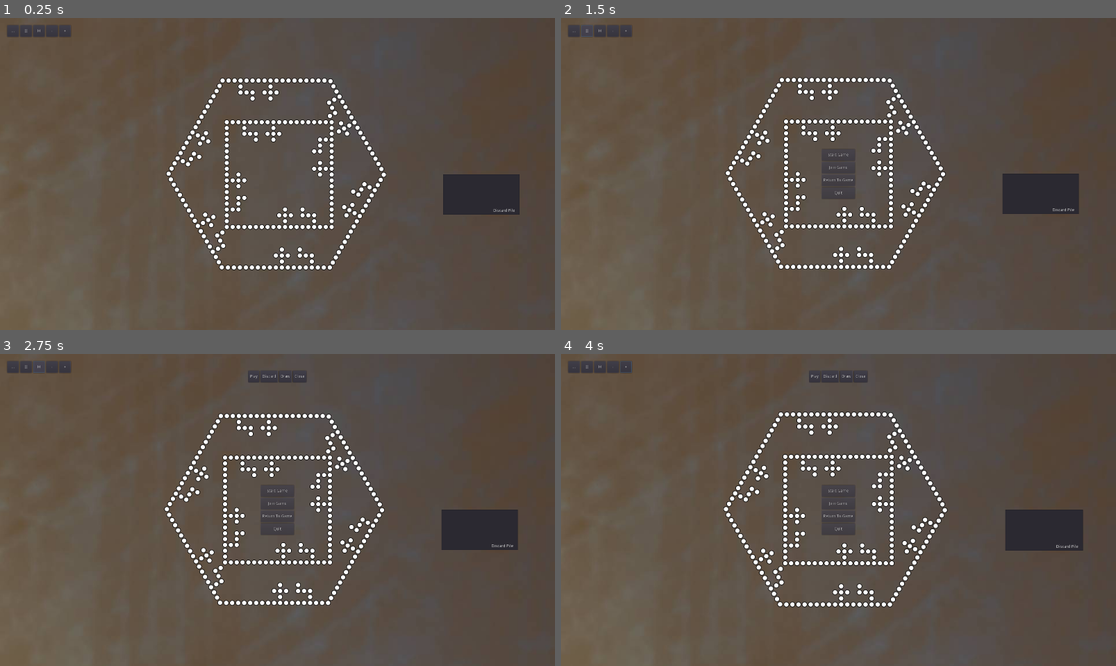
Above: before the commit, frames 1-4 (two rows, left to right).
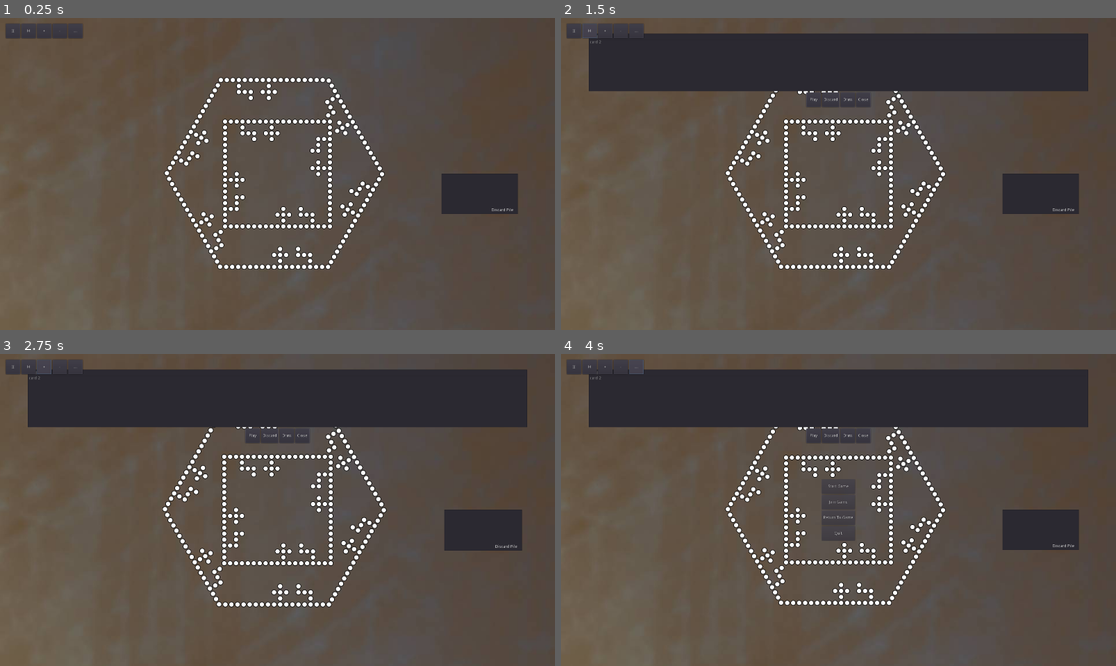
Above: after the commit, the same moments.

Repository: marshallcouch/joker
Game: Godot game, scene res://scenes/Table.tscn
Same seed, same stepped clock (60 frames per second), same inputs: the game is played once before the commit and once after it.
Inputs (mouse positions are in pixels of both pictures, inside the frame that each line leads up to):
- Up to frame 1 (0.25 s): no input
- Up to frame 2 (1.5 s): click (572, 30) at 0.5 s, where only the run after the commit has a clickable "]["; click (588, 30) at 1.25 s, where only the run after the commit has a clickable "H"
- Up to frame 3 (2.75 s): click (44, 366) at 2 s, where only the run after the commit has a clickable "+"
- Up to frame 4 (4 s): click (622, 366) at 2.75 s, where only the run after the commit has a clickable "-"; click (638, 366) at 3.5 s, where only the run after the commit has a clickable "..."

The runs differ from the first frame. In frame 1, 4.6% of the frame differs, in the area x 1-94%, y 1-81%; in frame 2, 17%; in frame 3, 20%, in the area x 1-95%, y 1-82%; in frame 4, 20%.

Commit message:
mostly interface stuff

Diff:
--- a/scenes/Camera.tscn
+++ b/scenes/Camera.tscn
@@ -4,7 +4,7 @@
 [ext_resource path="res://scenes/CameraArea.gd" type="Script" id=2]
 
 [sub_resource type="RectangleShape2D" id=1]
-extents = Vector2( 111.5, 22 )
+extents = Vector2( 134.25, 21.5 )
 
 [node name="Camera" type="Camera2D"]
 current = true
@@ -12,45 +12,49 @@
 
 [node name="ActionPanel" type="CanvasLayer" parent="."]
 
-[node name="RecenterButton" type="Button" parent="ActionPanel"]
-margin_left = 50.0
-margin_top = 5.0
-margin_right = 90.0
-margin_bottom = 45.0
+[node name="HBoxContainer" type="HBoxContainer" parent="ActionPanel"]
+margin_right = 266.0
+margin_bottom = 50.0
+grow_horizontal = 2
+
+[node name="RecenterButton" type="Button" parent="ActionPanel/HBoxContainer"]
+margin_right = 50.0
+margin_bottom = 50.0
+rect_min_size = Vector2( 50, 50 )
 text = "]["
 
-[node name="HandButton" type="Button" parent="ActionPanel"]
-margin_left = 95.0
-margin_top = 5.0
-margin_right = 135.0
-margin_bottom = 45.0
+[node name="HandButton" type="Button" parent="ActionPanel/HBoxContainer"]
+margin_left = 54.0
+margin_right = 104.0
+margin_bottom = 50.0
+rect_min_size = Vector2( 50, 50 )
 text = "H"
 
-[node name="ZoomIn" type="Button" parent="ActionPanel"]
-margin_left = 185.0
-margin_top = 5.0
-margin_right = 225.0
-margin_bottom = 45.0
+[node name="ZoomIn" type="Button" parent="ActionPanel/HBoxContainer"]
+margin_left = 108.0
+margin_right = 158.0
+margin_bottom = 50.0
+rect_min_size = Vector2( 50, 50 )
 rect_pivot_offset = Vector2( 20, 20 )
 text = "+"
 
-[node name="ZoomOut" type="Button" parent="ActionPanel"]
-margin_left = 140.0
-margin_top = 5.0
-margin_right = 180.0
-margin_bottom = 45.0
+[node name="ZoomOut" type="Button" parent="ActionPanel/HBoxContainer"]
+margin_left = 162.0
+margin_right = 212.0
+margin_bottom = 50.0
+rect_min_size = Vector2( 50, 50 )
 rect_pivot_offset = Vector2( 20, 20 )
 text = "-"
 
-[node name="ActionButtonMenu" type="Button" parent="ActionPanel"]
-margin_left = 5.0
-margin_top = 5.0
-margin_right = 45.0
-margin_bottom = 45.0
+[node name="ActionButtonMenu" type="Button" parent="ActionPanel/HBoxContainer"]
+margin_left = 216.0
+margin_right = 266.0
+margin_bottom = 50.0
+rect_min_size = Vector2( 50, 50 )
 rect_pivot_offset = Vector2( 62, 20 )
 text = "..."
 
-[node name="AboutPopup" type="Popup" parent="ActionPanel/ActionButtonMenu"]
+[node name="AboutPopup" type="Popup" parent="ActionPanel/HBoxContainer/ActionButtonMenu"]
 anchor_left = 0.5
 anchor_top = 0.5
 anchor_right = 0.5
@@ -61,7 +65,7 @@
 margin_bottom = 160.0
 popup_exclusive = true
 
-[node name="AboutBackground" type="ColorRect" parent="ActionPanel/ActionButtonMenu/AboutPopup"]
+[node name="AboutBackground" type="ColorRect" parent="ActionPanel/HBoxContainer/ActionButtonMenu/AboutPopup"]
 anchor_left = 0.5
 anchor_top = 0.5
 anchor_right = 0.5
@@ -72,7 +76,7 @@
 margin_bottom = 160.0
 color = Color( 0.466667, 0.466667, 0.466667, 1 )
 
-[node name="AboutLabel" type="Label" parent="ActionPanel/ActionButtonMenu/AboutPopup"]
+[node name="AboutLabel" type="Label" parent="ActionPanel/HBoxContainer/ActionButtonMenu/AboutPopup"]
 anchor_left = 0.5
 anchor_top = 0.5
 anchor_right = 0.5
@@ -83,14 +87,14 @@
 margin_bottom = 136.0
 text = "Testing"
 
-[node name="CloseAboutMenu" type="Button" parent="ActionPanel/ActionButtonMenu/AboutPopup"]
+[node name="CloseAboutMenu" type="Button" parent="ActionPanel/HBoxContainer/ActionButtonMenu/AboutPopup"]
 anchor_left = 1.0
 anchor_right = 1.0
 margin_left = -20.0
 margin_bottom = 24.0
 text = "X"
 
-[node name="ActionMenu" type="PopupMenu" parent="ActionPanel/ActionButtonMenu"]
+[node name="ActionMenu" type="PopupMenu" parent="ActionPanel/HBoxContainer/ActionButtonMenu"]
 margin_right = 20.0
 margin_bottom = 20.0
 
@@ -98,13 +102,13 @@
 script = ExtResource( 2 )
 
 [node name="CameraShape" type="CollisionShape2D" parent="CameraArea"]
-position = Vector2( 115.5, 26 )
+position = Vector2( 130, 28 )
 shape = SubResource( 1 )
 
-[connection signal="pressed" from="ActionPanel/RecenterButton" to="." method="_on_recenter_button_pressed"]
-[connection signal="pressed" from="ActionPanel/HandButton" to="." method="_on_HandButton_pressed"]
-[connection signal="button_down" from="ActionPanel/ZoomIn" to="." method="_on_move_button_down" binds= [ "zoom_in" ]]
-[connection signal="button_up" from="ActionPanel/ZoomIn" to="." method="_on_move_button_up"]
-[connection signal="button_down" from="ActionPanel/ZoomOut" to="." method="_on_move_button_down" binds= [ "zoom_out" ]]
-[connection signal="button_up" from="ActionPanel/ZoomOut" to="." method="_on_move_button_up"]
-[connection signal="pressed" from="ActionPanel/ActionButtonMenu" to="." method="_on_ActionButtonMenu_pressed"]
+[connection signal="pressed" from="ActionPanel/HBoxContainer/RecenterButton" to="." method="_on_recenter_button_pressed"]
+[connection signal="pressed" from="ActionPanel/HBoxContainer/HandButton" to="." method="_on_HandButton_pressed"]
+[connection signal="button_down" from="ActionPanel/HBoxContainer/ZoomIn" to="." method="_on_move_button_down" binds= [ "zoom_in" ]]
+[connection signal="button_up" from="ActionPanel/HBoxContainer/ZoomIn" to="." method="_on_move_button_up"]
+[connection signal="button_down" from="ActionPanel/HBoxContainer/ZoomOut" to="." method="_on_move_button_down" binds= [ "zoom_out" ]]
+[connection signal="button_up" from="ActionPanel/HBoxContainer/ZoomOut" to="." method="_on_move_button_up"]
+[connection signal="pressed" from="ActionPanel/HBoxContainer/ActionButtonMenu" to="." method="_on_ActionButtonMenu_pressed"]
--- a/scenes/Table.tscn
+++ b/scenes/Table.tscn
@@ -70,52 +70,6 @@
 [node name="Controls" type="Node" parent="."]
 
 [node name="Camera" parent="Controls" instance=ExtResource( 2 )]
-visible = false
-position = Vector2( -6, -2 )
-
-[node name="HandCanvas" type="CanvasLayer" parent="Controls/Camera"]
-layer = 0
-visible = false
-
-[node name="HandPanel" type="Panel" parent="Controls/Camera/HandCanvas"]
-
-[node name="HandContainer" type="VBoxContainer" parent="Controls/Camera/HandCanvas"]
-margin_right = 118.0
-
-[node name="CardsInHand" type="ItemList" parent="Controls/Camera/HandCanvas/HandContainer"]
-margin_right = 201.0
-items = [ "card 1", null, false, "card 2", null, false ]
-
-[node name="HandActionsContainer" type="HBoxContainer" parent="Controls/Camera/HandCanvas/HandContainer"]
-margin_top = 4.0
-margin_right = 201.0
-margin_bottom = 44.0
-alignment = 1
-
-[node name="PlayButton" type="Button" parent="Controls/Camera/HandCanvas/HandContainer/HandActionsContainer"]
-margin_right = 38.0
-margin_bottom = 40.0
-rect_min_size = Vector2( 0, 40 )
-text = "Play"
-
-[node name="DiscardButton" type="Button" parent="Controls/Camera/HandCanvas/HandContainer/HandActionsContainer"]
-margin_left = 42.0
-margin_right = 102.0
-margin_bottom = 40.0
-text = "Discard"
-
-[node name="DrawButton" type="Button" parent="Controls/Camera/HandCanvas/HandContainer/HandActionsContainer"]
-margin_left = 106.0
-margin_right = 150.0
-margin_bottom = 40.0
-rect_min_size = Vector2( 0, 40 )
-text = "Draw"
-
-[node name="CloseButton" type="Button" parent="Controls/Camera/HandCanvas/HandContainer/HandActionsContainer"]
-margin_left = 154.0
-margin_right = 201.0
-margin_bottom = 40.0
-text = "Close"
 
 [node name="StartMenu" type="CanvasLayer" parent="Controls"]
 layer = 2
@@ -135,15 +89,15 @@
 
 [node name="StartGameButton" type="Button" parent="Controls/StartMenu/StartMenuPanel/StartMenuVbox"]
 margin_right = 115.0
-margin_bottom = 40.0
-rect_min_size = Vector2( 0, 40 )
+margin_bottom = 50.0
+rect_min_size = Vector2( 0, 50 )
 text = "Start Game"
 
 [node name="JoinGameButton" type="Button" parent="Controls/StartMenu/StartMenuPanel/StartMenuVbox"]
-margin_top = 44.0
-margin_right = 115.0
-margin_bottom = 84.0
-rect_min_size = Vector2( 0, 40 )
+margin_top = 54.0
+margin_right = 115.0
+margin_bottom = 104.0
+rect_min_size = Vector2( 0, 50 )
 text = "Join Game"
 
 [node name="ServerLabel" type="Label" parent="Controls/StartMenu/StartMenuPanel/StartMenuVbox"]
@@ -181,7 +135,7 @@
 margin_top = 68.0
 margin_right = 115.0
 margin_bottom = 108.0
-rect_min_size = Vector2( 0, 40 )
+rect_min_size = Vector2( 0, 50 )
 text = "Connect"
 
 [node name="DisconnectGameButton" type="Button" parent="Controls/StartMenu/StartMenuPanel/StartMenuVbox"]
@@ -189,21 +143,21 @@
 margin_top = 68.0
 margin_right = 115.0
 margin_bottom = 108.0
-rect_min_size = Vector2( 0, 40 )
+rect_min_size = Vector2( 0, 50 )
 text = "Disconnect"
 
 [node name="ReturnToGameButton" type="Button" parent="Controls/StartMenu/StartMenuPanel/StartMenuVbox"]
-margin_top = 88.0
-margin_right = 115.0
-margin_bottom = 128.0
-rect_min_size = Vector2( 0, 40 )
+margin_top = 108.0
+margin_right = 115.0
+margin_bottom = 158.0
+rect_min_size = Vector2( 0, 50 )
 text = "Return To Game"
 
 [node name="QuitButton" type="Button" parent="Controls/StartMenu/StartMenuPanel/StartMenuVbox"]
-margin_top = 132.0
-margin_right = 115.0
-margin_bottom = 172.0
-rect_min_size = Vector2( 0, 40 )
+margin_top = 162.0
+margin_right = 115.0
+margin_bottom = 212.0
+rect_min_size = Vector2( 0, 50 )
 text = "Quit"
 
 [node name="VBoxContainer" type="VBoxContainer" parent="Controls/StartMenu"]
@@ -214,6 +168,63 @@
 
 [node name="ServerName" type="TextEdit" parent="Controls/StartMenu/VBoxContainer"]
 margin_right = 40.0
+
+[node name="HandCanvas" type="CanvasLayer" parent="Controls"]
+layer = 0
+visible = false
+
+[node name="HandPanel" type="Panel" parent="Controls/HandCanvas"]
+visible = false
+rect_min_size = Vector2( 200, 400 )
+
+[node name="HandContainer" type="VBoxContainer" parent="Controls/HandCanvas"]
+anchor_left = 0.5
+anchor_top = 0.5
+anchor_right = 0.5
+anchor_bottom = 0.5
+margin_left = -100.5
+margin_top = -122.0
+margin_right = 100.5
+margin_bottom = 122.0
+
+[node name="CardsInHand" type="ItemList" parent="Controls/HandCanvas/HandContainer"]
+margin_right = 222.0
+margin_bottom = 200.0
+rect_min_size = Vector2( 200, 200 )
+items = [ "card 1", null, false, "card 2", null, false ]
+
+[node name="HandActionsContainer" type="HBoxContainer" parent="Controls/HandCanvas/HandContainer"]
+margin_top = 204.0
+margin_right = 222.0
+margin_bottom = 254.0
+alignment = 1
+
+[node name="PlayButton" type="Button" parent="Controls/HandCanvas/HandContainer/HandActionsContainer"]
+margin_right = 50.0
+margin_bottom = 50.0
+rect_min_size = Vector2( 50, 50 )
+text = "Play"
+
+[node name="DiscardButton" type="Button" parent="Controls/HandCanvas/HandContainer/HandActionsContainer"]
+margin_left = 54.0
+margin_right = 114.0
+margin_bottom = 50.0
+rect_min_size = Vector2( 50, 50 )
+text = "Discard"
+
+[node name="DrawButton" type="Button" parent="Controls/HandCanvas/HandContainer/HandActionsContainer"]
+margin_left = 118.0
+margin_right = 168.0
+margin_bottom = 50.0
+rect_min_size = Vector2( 50, 50 )
+text = "Draw"
+
+[node name="CloseButton" type="Button" parent="Controls/HandCanvas/HandContainer/HandActionsContainer"]
+margin_left = 172.0
+margin_right = 222.0
+margin_bottom = 50.0
+rect_min_size = Vector2( 50, 50 )
+text = "Close"
 
 [node name="_debug" type="Node" parent="."]
 
@@ -230,3 +241,5 @@
 [connection signal="pressed" from="Controls/StartMenu/StartMenuPanel/StartMenuVbox/DisconnectGameButton" to="." method="_on_start_menu_button_pressed" binds= [ "disconnect" ]]
 [connection signal="pressed" from="Controls/StartMenu/StartMenuPanel/StartMenuVbox/ReturnToGameButton" to="." method="_on_start_menu_button_pressed" binds= [ "return_to_game" ]]
 [connection signal="pressed" from="Controls/StartMenu/StartMenuPanel/StartMenuVbox/QuitButton" to="." method="_on_start_menu_button_pressed" binds= [ "quit" ]]
+
+[editable path="Controls/Camera"]
--- a/src/table.gd
+++ b/src/table.gd
@@ -27,10 +27,10 @@
 	start_panel = $Controls/StartMenu/StartMenuPanel
 	start_menu_vbox = $Controls/StartMenu/StartMenuPanel/StartMenuVbox
 	discard_pile = $Cards/DiscardArea
-	cards_in_hand_list = $Controls/Camera/HandCanvas/HandContainer/CardsInHand
-	hand_container = $Controls/Camera/HandCanvas/HandContainer
-	hand_panel = $Controls/Camera/HandCanvas/HandPanel
-	hand_canvas = $Controls/Camera/HandCanvas
+	cards_in_hand_list = $Controls/HandCanvas/HandContainer/CardsInHand
+	hand_container = $Controls/HandCanvas/HandContainer
+	hand_panel = $Controls/HandCanvas/HandPanel
+	hand_canvas = $Controls/HandCanvas
 	pieces = $Pieces
 	camera = $Controls/Camera
 	server_label = $Controls/StartMenu/StartMenuPanel/StartMenuVbox/ServerLabel
